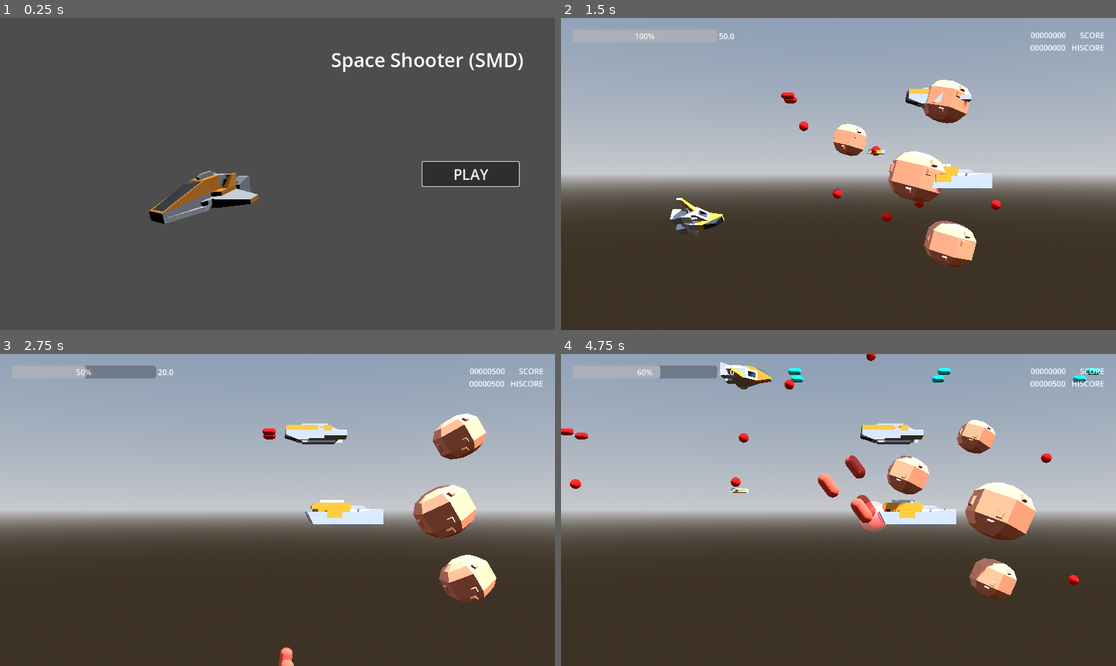
Above: before the commit, frames 1-4 (two rows, left to right).
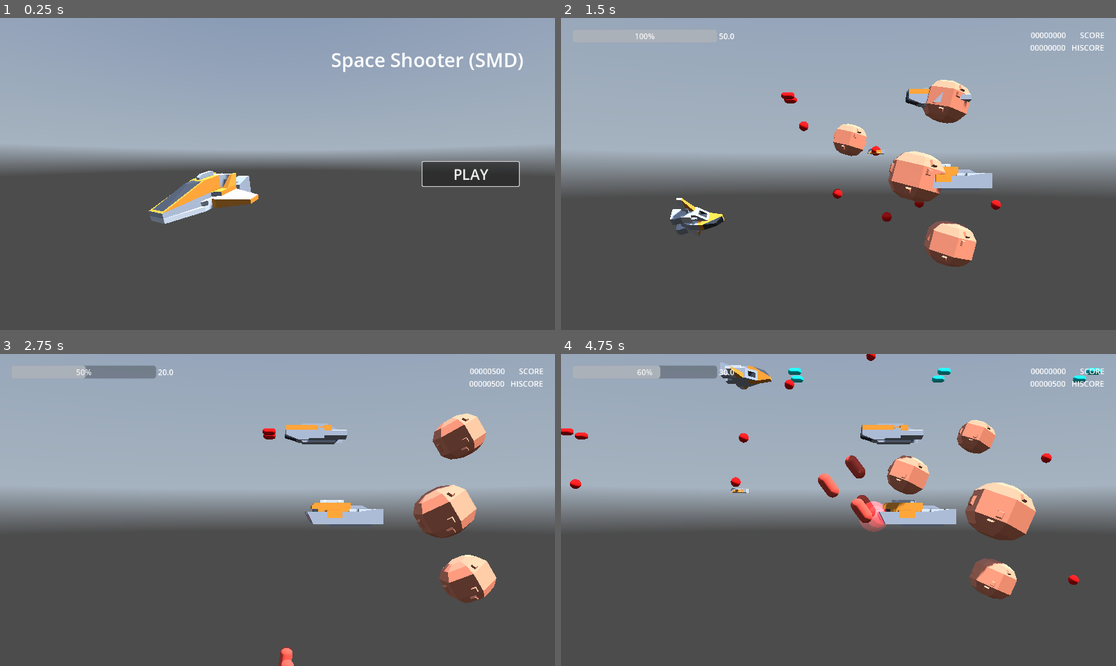
Above: after the commit, the same moments.

Repository: thomz2/smd-space-shooter
Game: Godot game, scene res://scenes/screens/main_menu.tscn
Two runs of this game, one before a commit and one after it. Both use one fixed random seed, a clock stepped at 60 frames per second and the inputs below. A sky picture missing from this copy of the repository is replaced by a grey-blue gradient.
Inputs:
- Up to frame 1 (0.25 s): no input
- Up to frame 2 (1.5 s): click "PLAY" at 0.5 s; tap Enter at 1.25 s; hold Right (ui_right) from 1.28 s (still down); tap X (dodge) at 1.35 s
- Up to frame 3 (2.75 s): release Right (ui_right) at 2.03 s; hold Down (ui_down) from 2.03 s (still down); tap Z (shoot) at 2.1 s
- Up to frame 4 (4.75 s): release Down (ui_down) at 2.78 s; hold Right (ui_right) 2.78-3.53 s; tap R at 2.85 s; hold Up (ui_up) 3.53-4.28 s; tap X (dodge) at 3.6 s; hold Left (ui_left) from 4.28 s (still down); hold Z (shoot) from 4.28 s (still down)

The runs differ from the first frame. In frame 1, 49% of the frame differs, in the area x 0-100%, y 0-66%; in frame 2, 51%; in frame 3, 50%; in frame 4, 52%, in the area x 0-100%, y 0-100%.

Commit message:
added environments back

Diff:
--- a/scenes/map/test_map.tscn
+++ b/scenes/map/test_map.tscn
@@ -1,28 +1,17 @@
-[gd_scene load_steps=10 format=3 uid="uid://b7s3q5f5vttjw"]
+[gd_scene load_steps=8 format=3 uid="uid://b7s3q5f5vttjw"]
 
 [ext_resource type="PackedScene" uid="uid://cvya6ox4fom6q" path="res://scenes/player/player.tscn" id="1_a8d83"]
+[ext_resource type="Environment" uid="uid://dmky6ixl1xvdh" path="res://assets/resources/space_environment.tres" id="1_u7nfm"]
 [ext_resource type="PackedScene" uid="uid://030jn1smum0a" path="res://scenes/enemies/asteroid.tscn" id="2_meryx"]
 [ext_resource type="PackedScene" uid="uid://cga4v1pg77y3o" path="res://scenes/enemies/generic_bullet.tscn" id="4_b26ht"]
 [ext_resource type="PackedScene" uid="uid://dys00akjctl5x" path="res://scenes/enemies/tank_ship.tscn" id="4_l06dk"]
 [ext_resource type="PackedScene" uid="uid://buuemm8nn8my1" path="res://scenes/enemies/tiny_ship.tscn" id="5_5yqa5"]
 [ext_resource type="PackedScene" uid="uid://bkudow7s0253u" path="res://scenes/enemies/enemy_ship.tscn" id="6_5hdfl"]
 
-[sub_resource type="ProceduralSkyMaterial" id="ProceduralSkyMaterial_knqax"]
-sky_horizon_color = Color(0.64625, 0.65575, 0.67075, 1)
-ground_horizon_color = Color(0.64625, 0.65575, 0.67075, 1)
-
-[sub_resource type="Sky" id="Sky_j3h7q"]
-sky_material = SubResource("ProceduralSkyMaterial_knqax")
-
-[sub_resource type="Environment" id="Environment_3bg22"]
-background_mode = 2
-sky = SubResource("Sky_j3h7q")
-tonemap_mode = 2
-
 [node name="TestMap" type="Node3D"]
 
 [node name="WorldEnvironment" type="WorldEnvironment" parent="."]
-environment = SubResource("Environment_3bg22")
+environment = ExtResource("1_u7nfm")
 
 [node name="DirectionalLight3D" type="DirectionalLight3D" parent="."]
 transform = Transform3D(-0.866025, -0.433013, 0.25, 0, 0.5, 0.866025, -0.5, 0.75, -0.433013, 0, 0, 0)
--- a/scenes/screens/main_menu.tscn
+++ b/scenes/screens/main_menu.tscn
@@ -2,14 +2,14 @@
 
 [ext_resource type="Script" path="res://scenes/screens/main_menu.gd" id="1_es5ga"]
 [ext_resource type="ArrayMesh" uid="uid://dkd8hw6c0wt0n" path="res://assets/kenney_spaceships/craft_speederA.obj" id="1_ix8oe"]
-[ext_resource type="Environment" uid="uid://bo2ixjnkdo2cj" path="res://assets/resources/environment_space.tres" id="2_kirwq"]
+[ext_resource type="Environment" uid="uid://dmky6ixl1xvdh" path="res://assets/resources/space_environment.tres" id="2_l2sli"]
 
 [node name="MainMenu" type="Node3D"]
 transform = Transform3D(1, 0.000381121, -2.96111e-05, -0.000381114, 1, 0.000210377, 2.97115e-05, -0.000210363, 1, 0, 0, 0)
 script = ExtResource("1_es5ga")
 
 [node name="WorldEnvironment" type="WorldEnvironment" parent="."]
-environment = ExtResource("2_kirwq")
+environment = ExtResource("2_l2sli")
 
 [node name="DirectionalLight3D" type="DirectionalLight3D" parent="."]
 transform = Transform3D(-0.866023, -0.433016, 0.250001, 0, 0.499998, 0.866027, -0.500003, 0.749999, -0.43301, 0, 0, 0)
